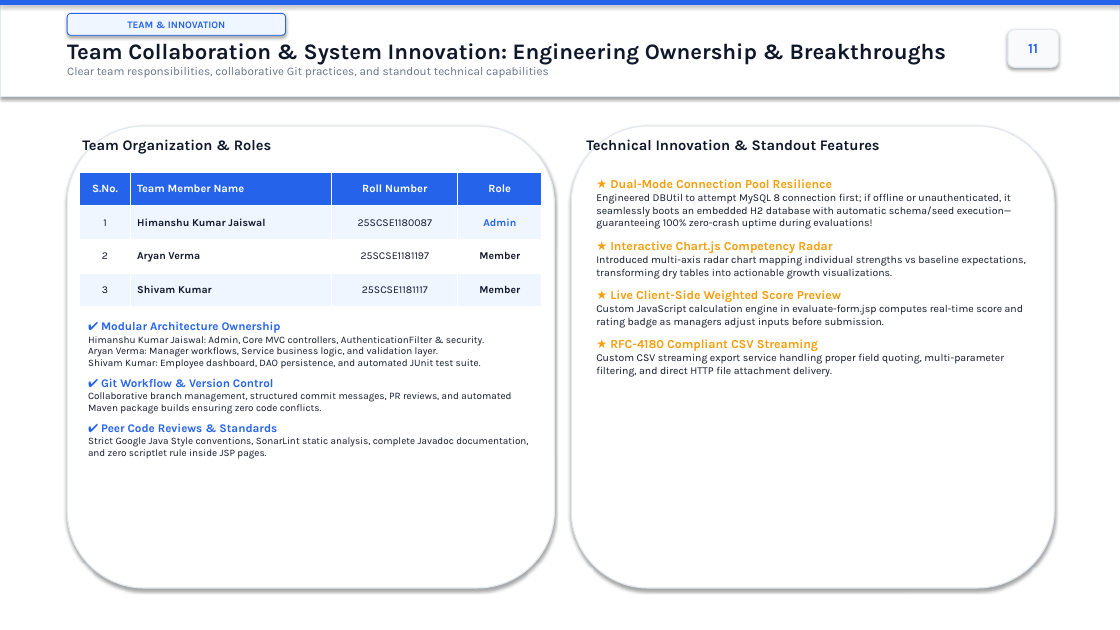
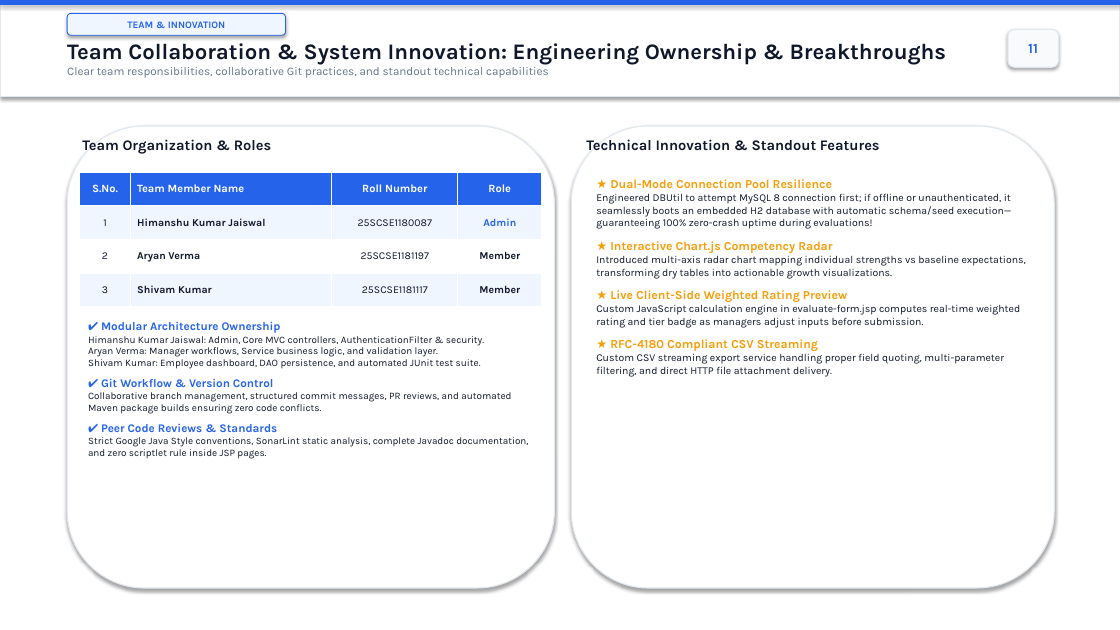
Before and after one commit to himanshu0976/Employee-Performance-Evaluation-System, a slide deck: slide 11 of Employee_Performance_Evaluation_System_Review2.pptx. Drawn at 1120x630 pixels with LibreOffice and Linux fonts; fonts in the diff are those of the drawing. Boxes give left, top, right and bottom in pixels: in the first picture for what was removed or moved away, otherwise in the second. Text is boxed around its words. In the diff, an @@ line names an element or a change of style, - is before the commit and + after.

```diff
--- a/Employee_Performance_Evaluation_System_Review2.pptx
+++ b/Employee_Performance_Evaluation_System_Review2.pptx
@@ text at [596,290,1020,328]: text changed @@
-★ Live Client-Side Weighted Score Preview
-Custom JavaScript calculation engine in evaluate-form.jsp computes real-time score and rating badge as managers adjust inputs before submission.
+★ Live Client-Side Weighted Rating Preview
+Custom JavaScript calculation engine in evaluate-form.jsp computes real-time weighted rating and tier badge as managers adjust inputs before submission.
```
Also in this commit, not shown: 9 other slides changed, 2 other files.
